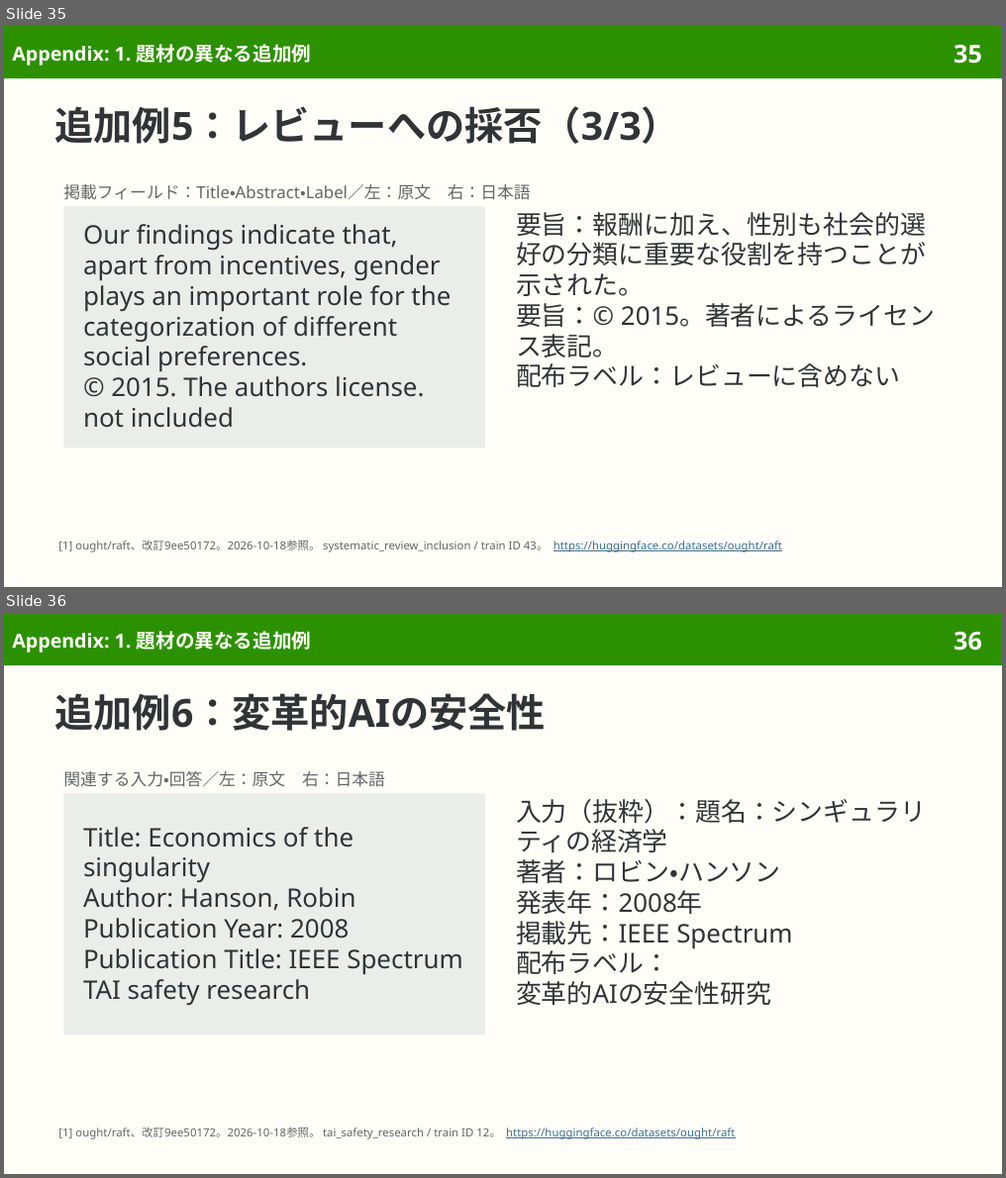
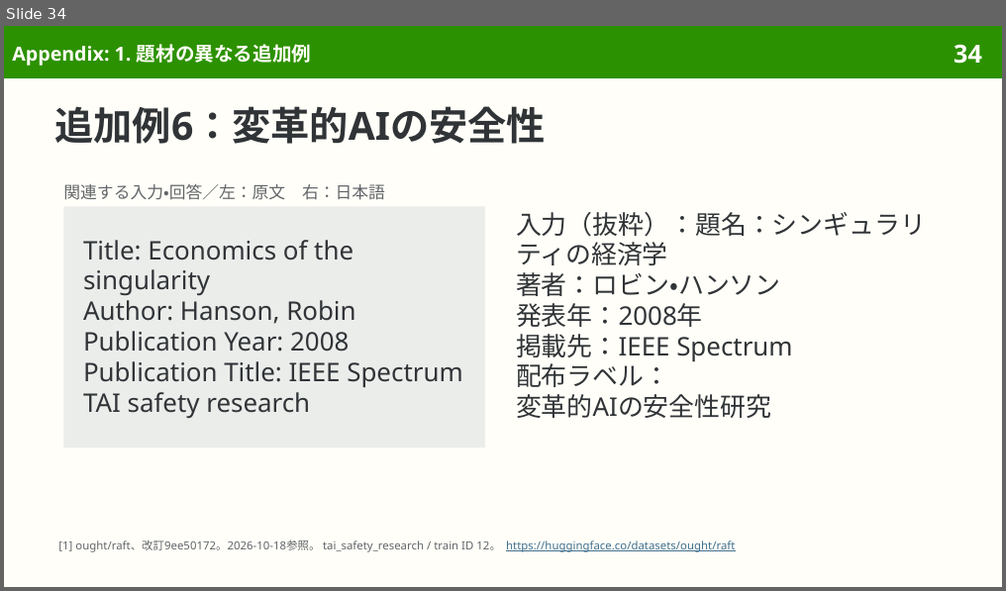
Before and after one commit to sasakiy84/datasets-in-10-minutes, a slide deck: slides/datasets-in-10-minutes-raft.pptx. Shown one above the other, each under a label of ours: slides 35 and 36 before the commit, slide 34 after it. The pictures are 1006x1178 and 1006x591 pixels, drawn with LibreOffice and Linux fonts; fonts in the diff are those of the drawing. Boxes give left, top, right and bottom in pixels: in the first picture for what was removed or moved away, otherwise in the second. Text is boxed around its words. In the diff, an @@ line names an element or a change of style, - is before the commit and + after.

Commit message:
Reflow raft examples with complete originals first

```diff
--- a/slides/datasets-in-10-minutes-raft.pptx
+++ b/slides/datasets-in-10-minutes-raft.pptx
@@ slide 35 removed at (x1=4, y1=26, x2=1002, y2=587), background #FFFEF8; not listed: 2 template elements that a slide beside it also shows @@
@@ title removed at (x1=12, y1=44, x2=312, y2=66) @@
-Appendix: 1. 題材の異なる追加例
@@ title removed at (x1=55, y1=106, x2=680, y2=144) @@
-追加例5：レビューへの採否（3/3）
@@ text removed at (x1=63, y1=184, x2=531, y2=200) @@
-掲載フィールド：Title・Abstract・Label／左：原文 右：日本語
@@ rectangle removed at (x1=63, y1=206, x2=485, y2=448) @@
-Our findings indicate that, apart from incentives, gender plays an important role for the categorization of different social preferences.
-© 2015. The authors license.
-not included
@@ text removed at (x1=516, y1=212, x2=935, y2=387) @@
-要旨：報酬に加え、性別も社会的選好の分類に重要な役割を持つことが示された。
-要旨：© 2015。著者によるライセンス表記。
-配布ラベル：レビューに含めない
@@ text removed at (x1=58, y1=540, x2=782, y2=553) @@
-[1] ought/raft、改訂9ee50172。2026-10-18参照。 systematic_review_inclusion / train ID 43。 https://huggingface.co/datasets/ought/raft
@@ what was slide 36 is now slide 34 @@
@@ page number at (x1=953, y1=44, x2=982, y2=64): text changed @@
-36
+34
```
Also in this commit, not shown: 3 slides changed, 1 other slide removed, 9 other files.
